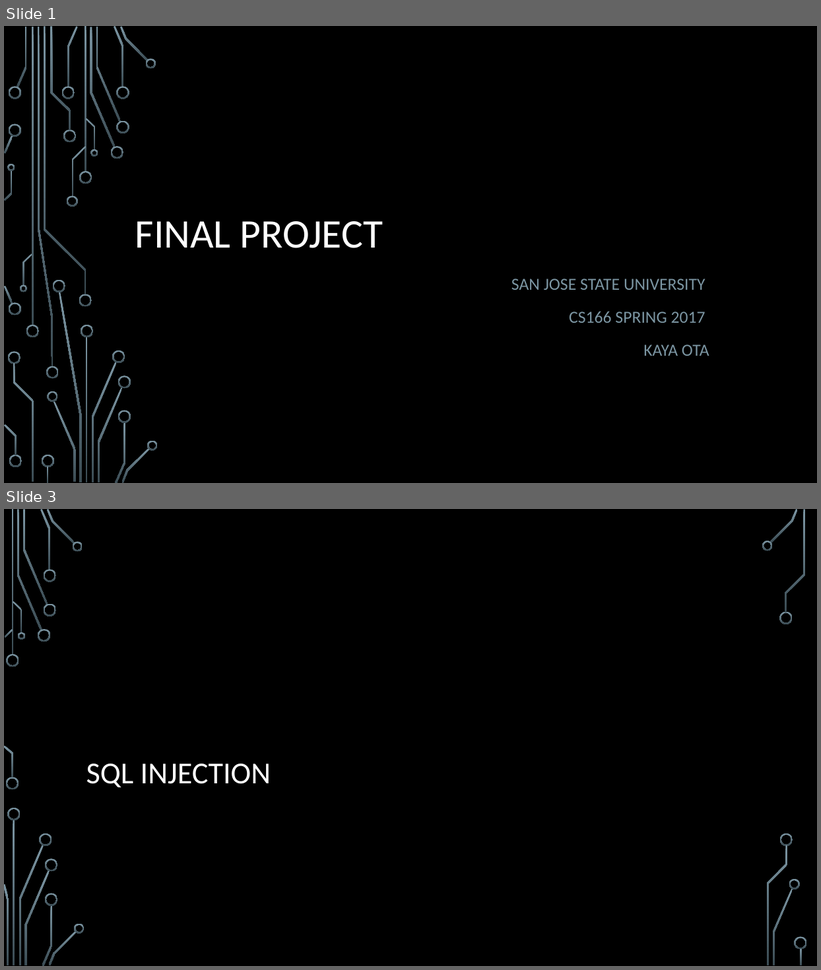
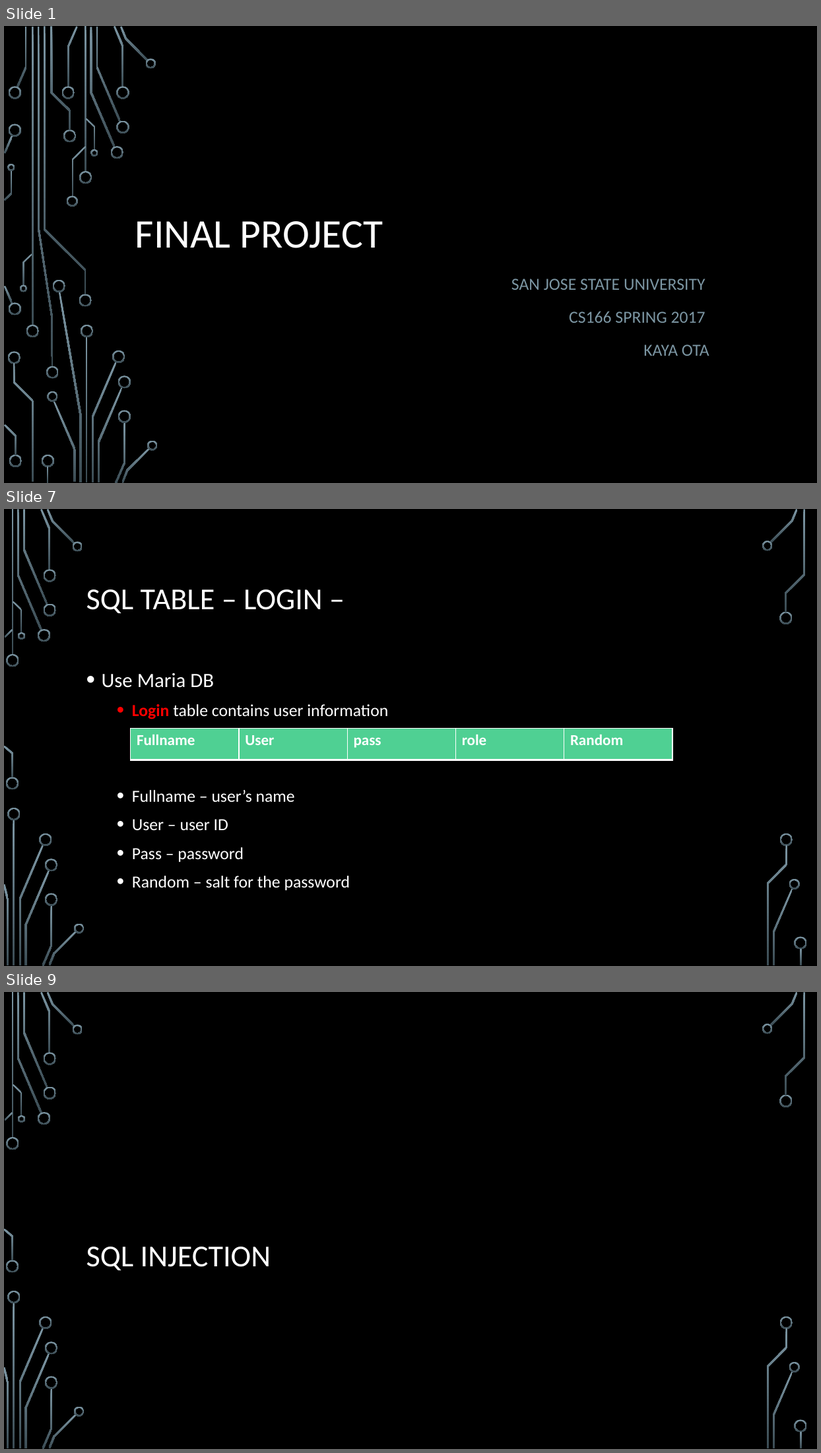
Before and after one commit to 28kayak/CS166_Final_Project, a slide deck: Fianl_Project.pptx. Shown one above the other, each under a label of ours: slides 1 and 3 before the commit, slides 1, 7 and 9 after it; the slides between them are not shown. The pictures are 821x970 and 821x1453 pixels, drawn with LibreOffice and Linux fonts; fonts in the diff are those of the drawing; background and template pictures are left out. Boxes give left, top, right and bottom in pixels: in the first picture for what was removed or moved away, otherwise in the second. Text is boxed around its words. In the diff, an @@ line names an element or a change of style, - is before the commit and + after.

```diff
--- a/Fianl_Project.pptx
+++ b/Fianl_Project.pptx
@@ slide 7 added at (4,509,817,966), background picture (left out); not listed: 36 template elements that a slide beside it also shows @@
@@ title added at (86,590,322,613), 36 pt, text #FFFFFF @@
+SQL TABLE – LOGIN –
@@ text added at (102,673,388,890), 20 pt, text #FFFFFF @@
+• Use Maria DB
+  • Login table contains user information
+  • Fullname – user’s name
+  • User – user ID
+  • Pass – password
+  • Random – salt for the password
@@ table added at (131,729,674,890), 1 rows, 5 columns @@
+Fullname | User | pass | role | Random
@@ what was slide 3 is now slide 9 @@
```
Also in this commit, not shown: 3 slides changed, 8 other slides added, 2 slides removed.
